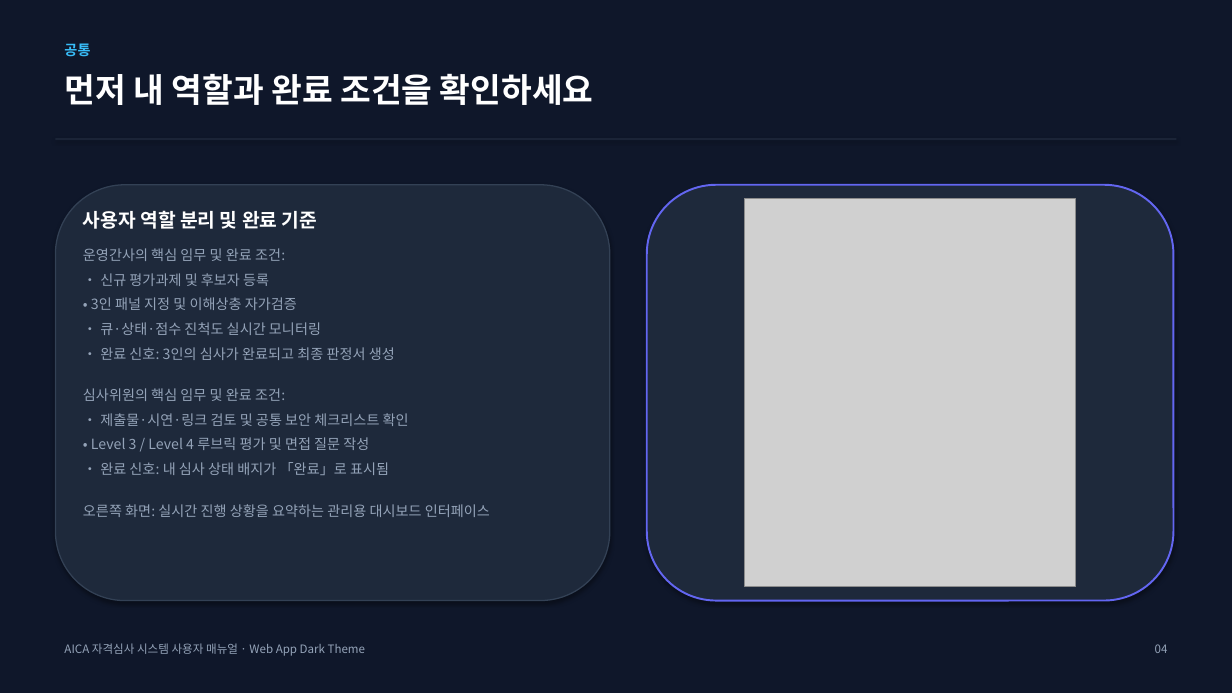
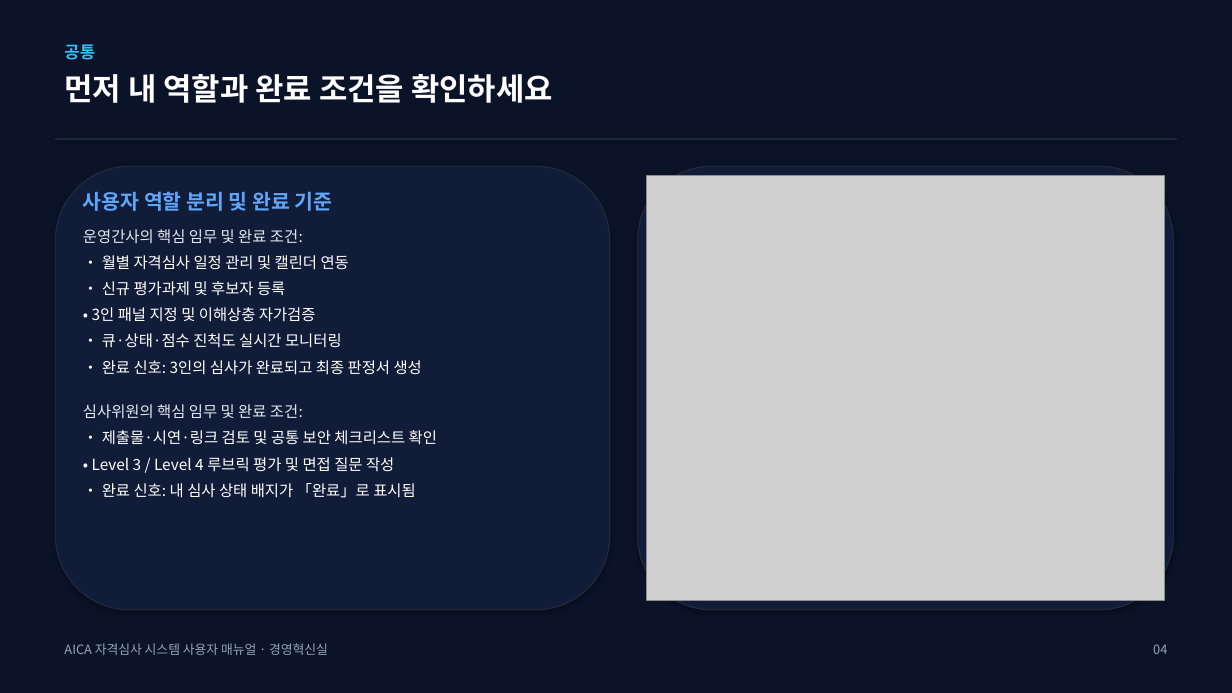
Before and after one commit to teckyun73/AICA_COMPETENCY, a slide deck: slide 4 of AICA_System_User_Manual.pptx. Drawn at 1232x693 pixels with LibreOffice and Linux fonts; fonts in the diff are those of the drawing; grey boxes stand for pictures. Boxes give left, top, right and bottom in pixels: in the first picture for what was removed or moved away, otherwise in the second. Text is boxed around its words. In the diff, an @@ line names an element or a change of style, - is before the commit and + after.

Commit message:
style: redesign user manual PPTX and PDF to match exact 20-page dark slate design theme of attached document

```diff
--- a/AICA_System_User_Manual.pptx
+++ b/AICA_System_User_Manual.pptx
@@ background #0F172A to #0B1329 @@
@@ text "공통" at [64,44,95,60]: size 11 to 13 pt @@
@@ text "먼저 내 역할과 완료 조건을 ..." at [64,74,553,103]: size 26 to 24 pt @@
@@ rounded rectangle: place and size @@
-rounded rectangle at [55,185,610,601]
+rounded rectangle at [55,166,610,610]
@@ rounded rectangle at [55,166,610,610]: fill #1E293B to #111C38; outline #334155 1 pt to #1E293B 1 pt @@
@@ rounded rectangle: place and size @@
-rounded rectangle at [647,185,1174,601]
+rounded rectangle at [638,166,1174,610]
@@ rounded rectangle at [638,166,1174,610]: fill #1E293B to #111C38; outline #6366F1 1.5 pt to #1E293B 1 pt @@
@@ picture: place and size @@
-picture at [745,199,1076,587]
+picture at [647,176,1165,601]
@@ text "사용자 역할 분리 및 완료 ...": place and size @@
-text "사용자 역할 분리 및 완료 ..." at [83,210,490,517]
+text "사용자 역할 분리 및 완료 ..." at [83,191,437,498]
@@ text at [83,191,437,498]: size 15 to 16 pt, text colour #FFFFFF to #60A5FA in "사용자 역할 분리 및 완료 기준"; size 11 to 12 pt in "운영간사의 핵심 임무 및 완료 조건:", "• 신규 평가과제 및 후보자 등록", "• 3인 패널 지정 및 이해상충 자가검증", "• 큐·상태·점수 진척도 실시간 모니터링" and 5 more places; text colour #94A3B8 to #E2E8F0 in "운영간사의 핵심 임무 및 완료 조건:", "심사위원의 핵심 임무 및 완료 조건:"; text colour #94A3B8 to #FFFFFF in "• 신규 평가과제 및 후보자 등록", "• 3인 패널 지정 및 이해상충 자가검증", "• 큐·상태·점수 진척도 실시간 모니터링", "• 완료 신호: 3인의 심사가 완료되고 최종 ..." and 3 more places; less space between paragraphs @@
@@ text at [102,255,349,270]: paragraph added @@
+• 월별 자격심사 일정 관리 및 캘린더 연동
@@ text at [83,504,490,517]: paragraph removed @@
-오른쪽 화면: 실시간 진행 상황을 요약하는 관리용 대시보드 인터페이스
@@ text at [64,643,328,655]: text changed; size 9 to 10 pt @@
-AICA 자격심사 시스템 사용자 매뉴얼 · Web App Dark Theme
+AICA 자격심사 시스템 사용자 매뉴얼 · 경영혁신실
@@ text "04" at [1153,644,1167,654]: size 9 to 10 pt @@
```
Also in this commit, not shown: 15 other slides changed, 4 slides added, 1 slide removed, 23 other files.
